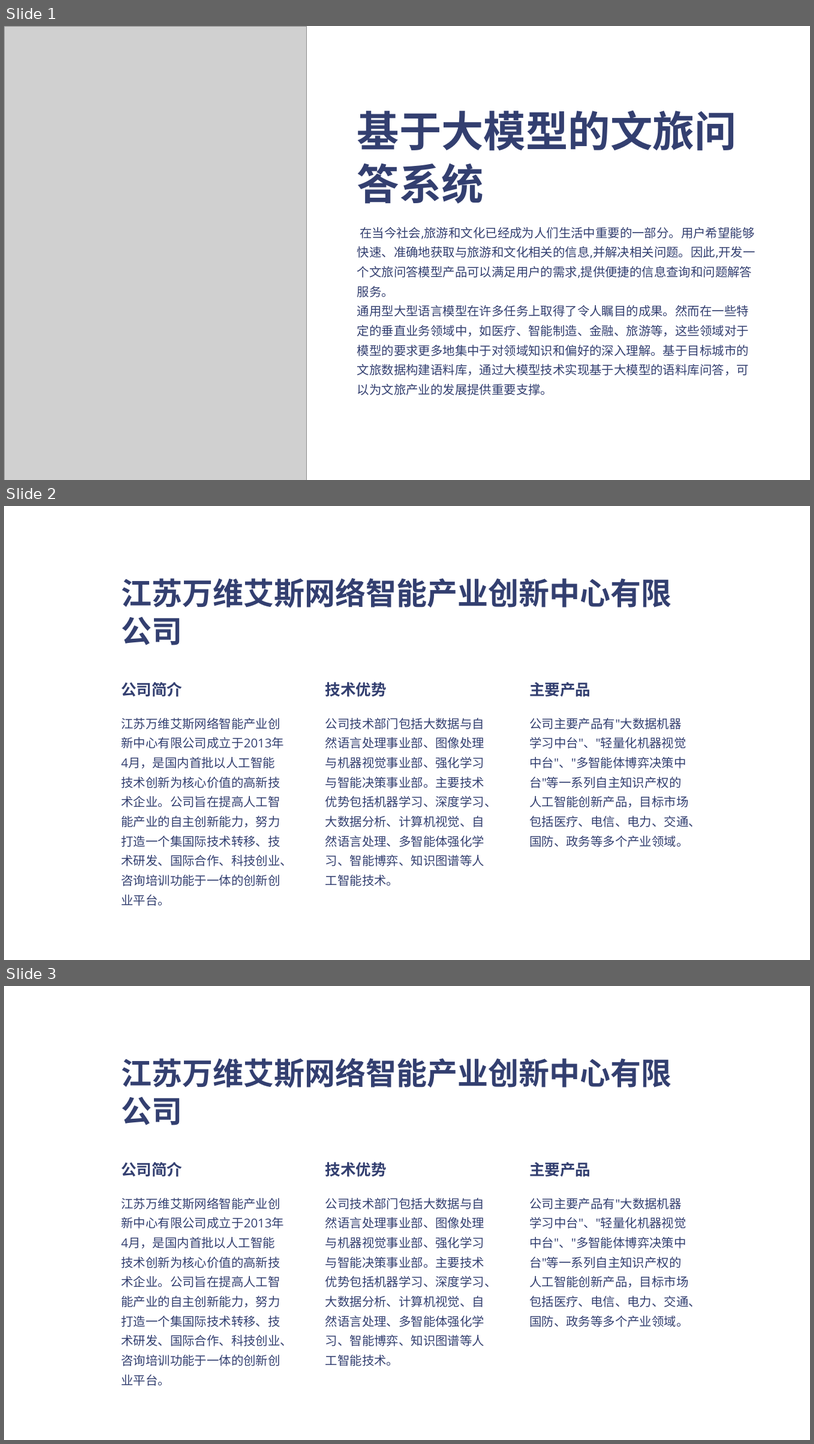
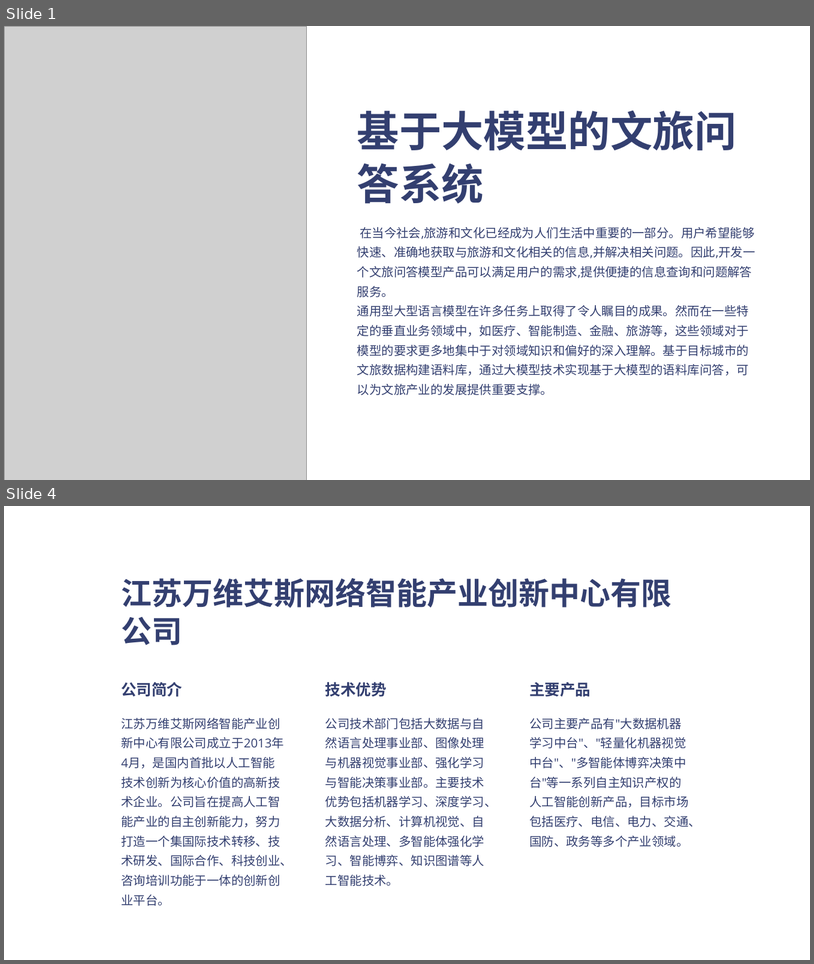
Before and after one commit to darkshuige/codecode, a slide deck: 服务外包/laceblqg2ssyau3.pptx. Shown one above the other, each under a label of ours: slides 1, 2 and 3 before the commit, slides 1 and 4 after it; the slides between them are not shown. The pictures are 814x1444 and 814x964 pixels, drawn with LibreOffice and Linux fonts; fonts in the diff are those of the drawing; grey boxes stand for pictures. Boxes give left, top, right and bottom in pixels: in the first picture for what was removed or moved away, otherwise in the second. Text is boxed around its words. In the diff, an @@ line names an element or a change of style, - is before the commit and + after.

```diff
--- a/服务外包/laceblqg2ssyau3.pptx
+++ b/服务外包/laceblqg2ssyau3.pptx
@@ slide 2 removed at box(4, 506, 810, 960), background #FFFFFF @@
@@ rectangle removed at box(4, 506, 810, 960) @@
@@ text removed at box(121, 578, 672, 645) @@
-江苏万维艾斯网络智能产业创新中心有限公司
@@ text removed at box(121, 682, 182, 697) @@
-公司简介
@@ text removed at box(326, 682, 387, 697) @@
-技术优势
@@ text removed at box(530, 682, 591, 697) @@
-主要产品
@@ text removed at box(121, 718, 293, 886) @@
-江苏万维艾斯网络智能产业创新中心有限公司成立于2013年4月，是国内首批以人工智能技术创新为核心价值的高新技术企业。公司旨在提高人工智能产业的自主创新能力，努力打造一个集国际技术转移、技术研发、国际合作、科技创业、咨询培训功能于一体的创新创业平台。
@@ text removed at box(326, 718, 497, 866) @@
-公司技术部门包括大数据与自然语言处理事业部、图像处理与机器视觉事业部、强化学习与智能决策事业部。主要技术优势包括机器学习、深度学习、大数据分析、计算机视觉、自然语言处理、多智能体强化学习、智能博弈、知识图谱等人工智能技术。
@@ text removed at box(530, 718, 701, 847) @@
-公司主要产品有"大数据机器学习中台"、"轻量化机器视觉中台"、"多智能体博弈决策中台"等一系列自主知识产权的人工智能创新产品，目标市场包括医疗、电信、电力、交通、国防、政务等多个产业领域。
@@ what was slide 3 is now slide 4 @@
```
Also in this commit, not shown: 8 slides added, 16 other files.
